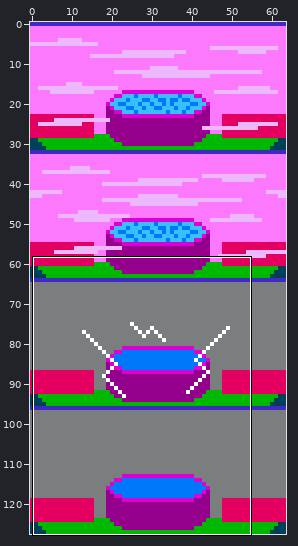
One commit to this sprite sheet: resources/img/rooms/spa_base.png. Above, an overview of the earlier version with the close-up marked.
Close-up. Before the commit:
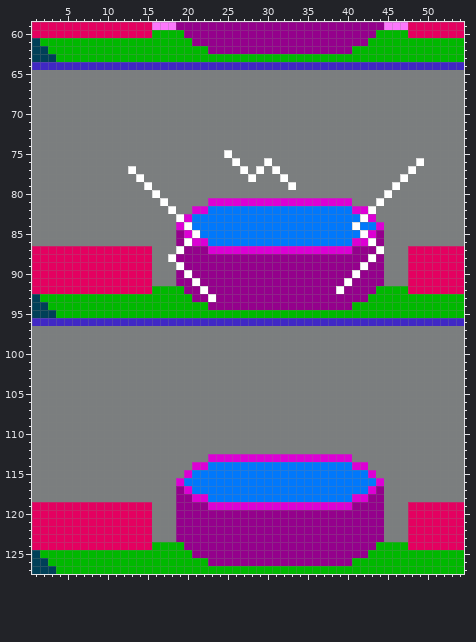
The file is 64x128 pixels. Shown: x 1..54, y 59..127.
The same view after the edit:
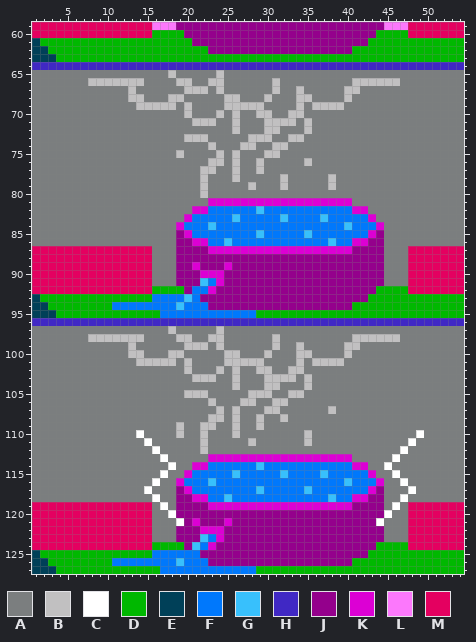
Palette (. is transparent): A #7b7e7f  B #c1c0c1  C #ffffff  D #00b800  E #004058  F #0078fc  G #38c0fc  H #4028c4  J #94008c  K #dc00d4  L #fc78fc  M #e40060
Author's note on the commit: Improved spa broken graphic
Difference:
Changed rows in their new state; - is an unchanged pixel.
first column x 8:
 65 ----------B-----B-------------------------
 66 BBBBBBB----BB--BB------B---------BBBBBB---
 67 -----B------BBB-B------B--B-----BB--------
 68 -----BB---BB-----BB---B---BB----B---------
 69 ------BBBBB-B----BBBBB----B-BBBB----------
 70 ------------B---B-B--BB--BB---------------
 71 -------------BBB--B---BBBB-B--------------
 72 ------------------B---BB---B--------------
 73 ------------BBB-----BBB--BB---------------
 74 ---------------B---BB--BB-----------------
 75 -----------B----BAB---BB------------------
 76 ---------------BB-B--BA----B-------------A
 77 -----A--------BB--BA-B-A----------------A-
 78 ------A-------B---B-A---B-----B--------A--
 79 -------A------B-----B---BA----B-------A---
 80 --------A-----B----------------------A----
 81 ---------A--------------------------A-----
 82 ----------A----------G-------------A------
 83 -----------A------G-----G----G----F-------
 84 ------------F--G----------------GF--------
 85 -------------F-------G-----G------F-------
 86 ------------J----G------------G----J------
 87 -----------J------------------------J-----
 88 ----------A------------------------J------
 89 -----------J-K---K----------------J-------
 90 ------------J-KKK----------------J--------
 91 -------------JGFK---------------J---------
 92 -------------FFK---------------J----------
 93 --------FFFFGF-J--------------------------
 94 ---FFFFFFFFGFFF---------------------------
 95 ---------FFFFFFFFFFFF---------------------
 97 ----------B-----B-------------------------
 98 BBBBBBB----BB--BB------B---------BBBBBB---
 99 -----B------BBB-B------B--B-----BB--------
100 -----BB---BB-----BB---B---BB----B---------
101 ------BBBBB-B----BBBBB----B-BBBB----------
102 ------------B---B-B--BB--BB---------------
103 -------------BBB--B---BBBB-B--------------
104 ------------------B---BB---B--------------
105 ------------BBB-----BBB--BB---------------
106 ---------------B---BB--BB-----------------
107 ----------------B-B---BB------B-----------
108 ---------------BB-B--B--B-----------------
109 -----------B--BB--B--B--------------------
110 ------C----B--B---B--------B-------------C
111 -------C------B-----B------B------------C-
112 --------C-----B------------------------C--
113 ---------C----------------------------C---
114 ----------C----------G---------------C----
115 ---------C--------G-----G----G--------C---
116 --------C------G----------------G------C--
117 -------C-------------G-----G------------C-
118 --------C--------G------------G--------C--
119 ---------C----------------------------C---
120 ----------C--------------------------C----
121 -----------C-K---K------------------C-----
122 --------------KKK-------------------------
123 --------------GFK-------------------------
124 -------------GFK--------------------------
125 --------FFFFFF----------------------------
126 ---FFFFFFFFGFFF---------------------------
127 ---------FFFFFFFFFFFF---------------------
Pixel boxes of the changes (left, top, right, bottom) in both close-ups:
changed: (88, 70, 424, 574)
